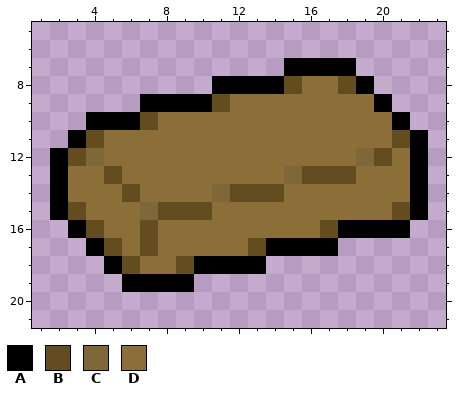
Edited in one commit: pixel-art sprite (src/img/ores/bronze-ingot.png). The first picture shows the starting point.
The file is 24x24 pixels. Colours within 5 levels of each other are drawn and written as one. Shown: x 1..23, y 5..21.
Palette (. is transparent): A #000000  B #634c20  C #7f6739  D #8b6e38
After the commit:
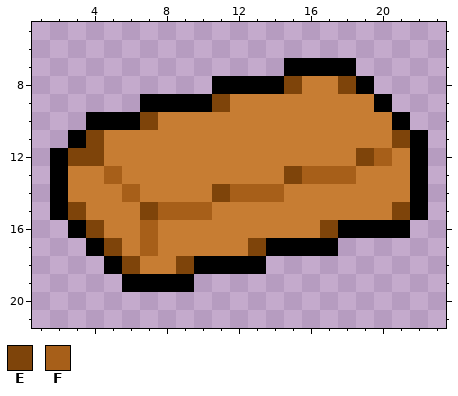
Colours new in this view: E #7e440a  F #a75f19
Changes in this commit:
Colour D changes from #8b6e38 to #c77d33.
Colour B becomes colour E in row 8 at x 15 and 18; in row 9 at x 11; in row 10 at x 7; in row 11 at x 4 and 21; in row 12 at x 3; in row 15 at x 3 and 21.
Colour B becomes colour E in row 16 at x 4 and 17; in row 17 at x 5 and 13; in row 18 at x 6 and 9.
Colour C becomes colour E in row 12 at x 4 and 19; in row 13 at x 15; in row 14 at x 11; in row 15 at x 7.
Colour B becomes colour F in row 12 at x 20; in row 13 at x 5 and 16 to 18; in row 14 at x 6 and 12 to 14; in row 15 at x 8 to 10; in rows 16 to 17 at x 7.
Changed places in both pictures, as pixel boxes (x1, y1, x2, y2):
changed: (68, 76, 410, 274)
